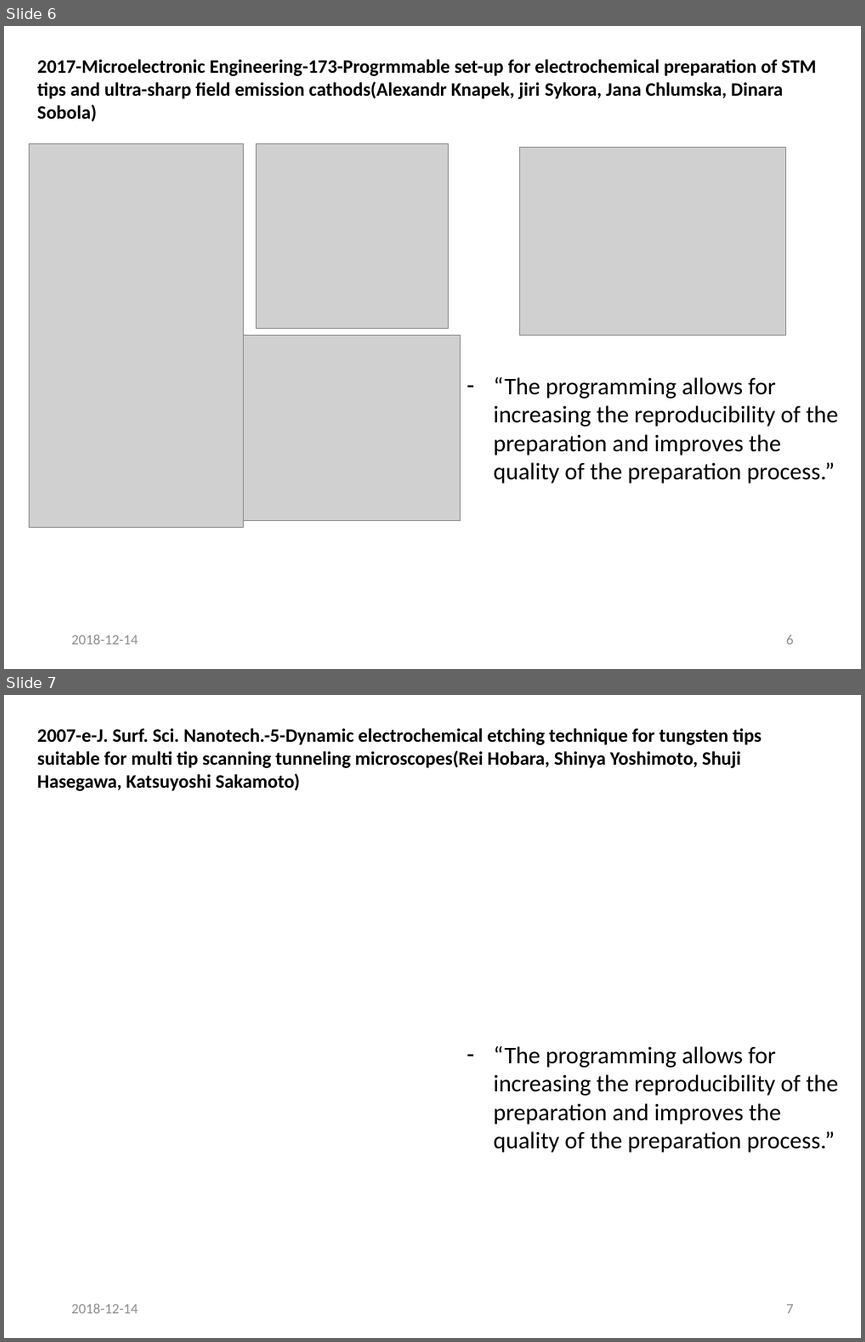
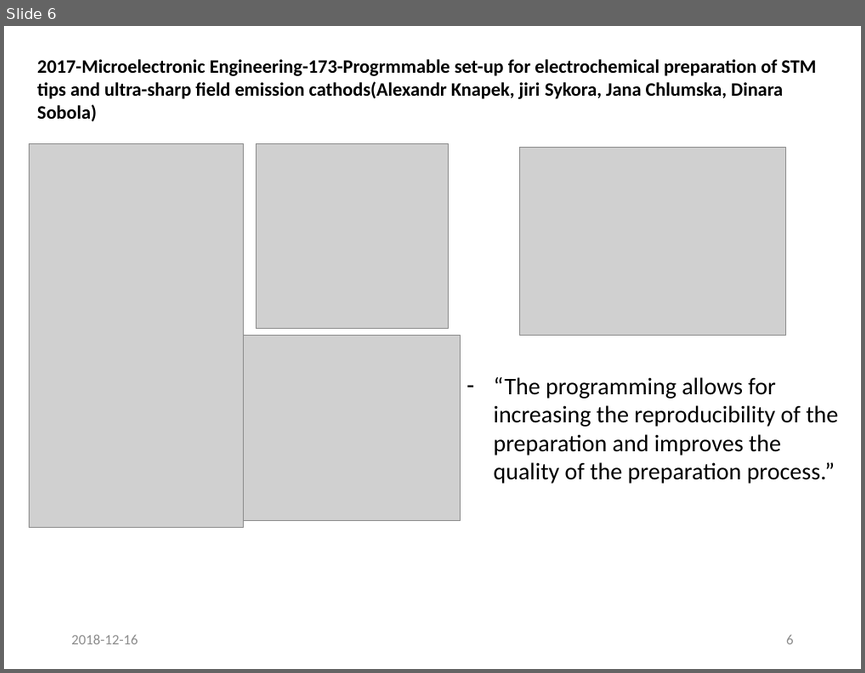
Before and after one commit to jglee96/NBTP_Lab, a slide deck: 랩미팅/201812/1812 W Tip 논문 정리 (Jong).pptx. Shown one above the other, each under a label of ours: slides 6 and 7 before the commit, slide 6 after it. The pictures are 865x1342 and 865x673 pixels, drawn with LibreOffice and Linux fonts; fonts in the diff are those of the drawing; grey boxes stand for pictures. Boxes give left, top, right and bottom in pixels: in the first picture for what was removed or moved away, otherwise in the second. Text is boxed around its words. In the diff, an @@ line names an element or a change of style, - is before the commit and + after.

```diff
--- a/랩미팅/201812/1812 W Tip 논문 정리 (Jong).pptx
+++ b/랩미팅/201812/1812 W Tip 논문 정리 (Jong).pptx
@@ slide 7 removed at (4, 695, 861, 1338), background #FFFFFF @@
@@ text removed at (37, 728, 761, 791) @@
-2007-e-J. Surf. Sci. Nanotech.-5-Dynamic electrochemical etching technique for tungsten tips suitable for multi tip scanning tunneling microscopes(Rei Hobara, Shinya Yoshimoto, Shuji Hasegawa, Katsuyoshi Sakamoto)
@@ text removed at (494, 1046, 838, 1152) @@
-– “The programming allows for increasing the reproducibility of the preparation and improves the quality of the preparation process.”
@@ text removed at (71, 1303, 137, 1313) @@
-2018-12-14
@@ page number removed at (786, 1304, 793, 1313) @@
-7
@@ slide 6 changed as well @@
@@ text at (71, 634, 137, 644): text changed @@
-2018-12-14
+2018-12-16
```
Also in this commit, not shown: 6 other slides changed.
